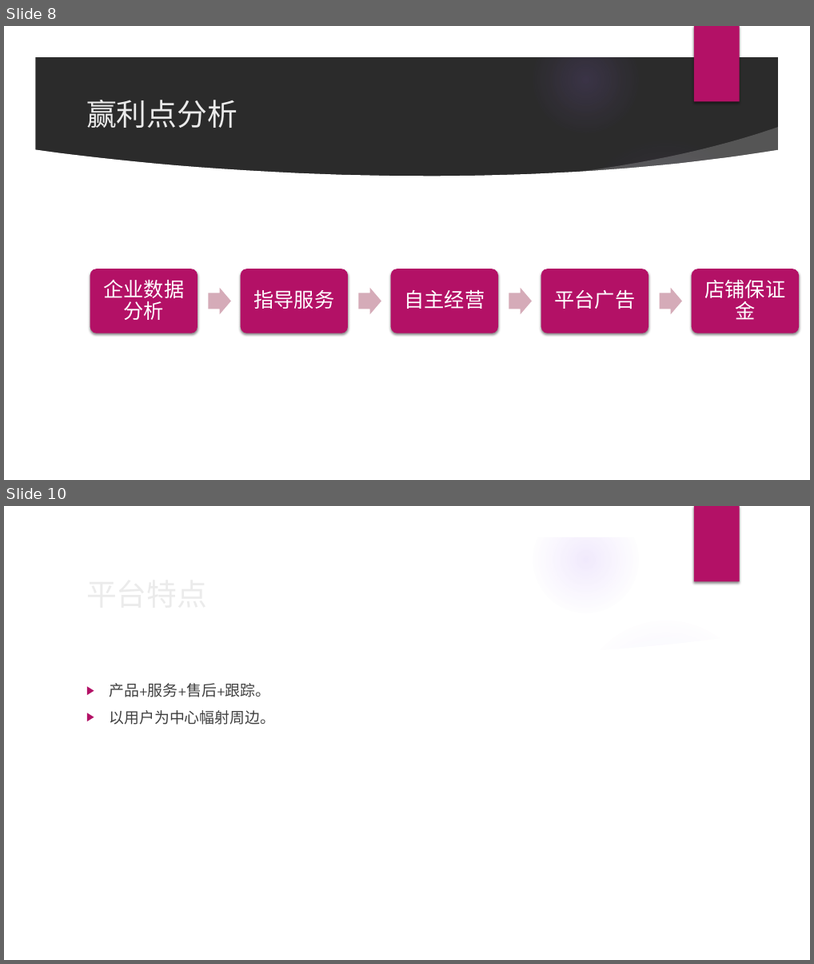
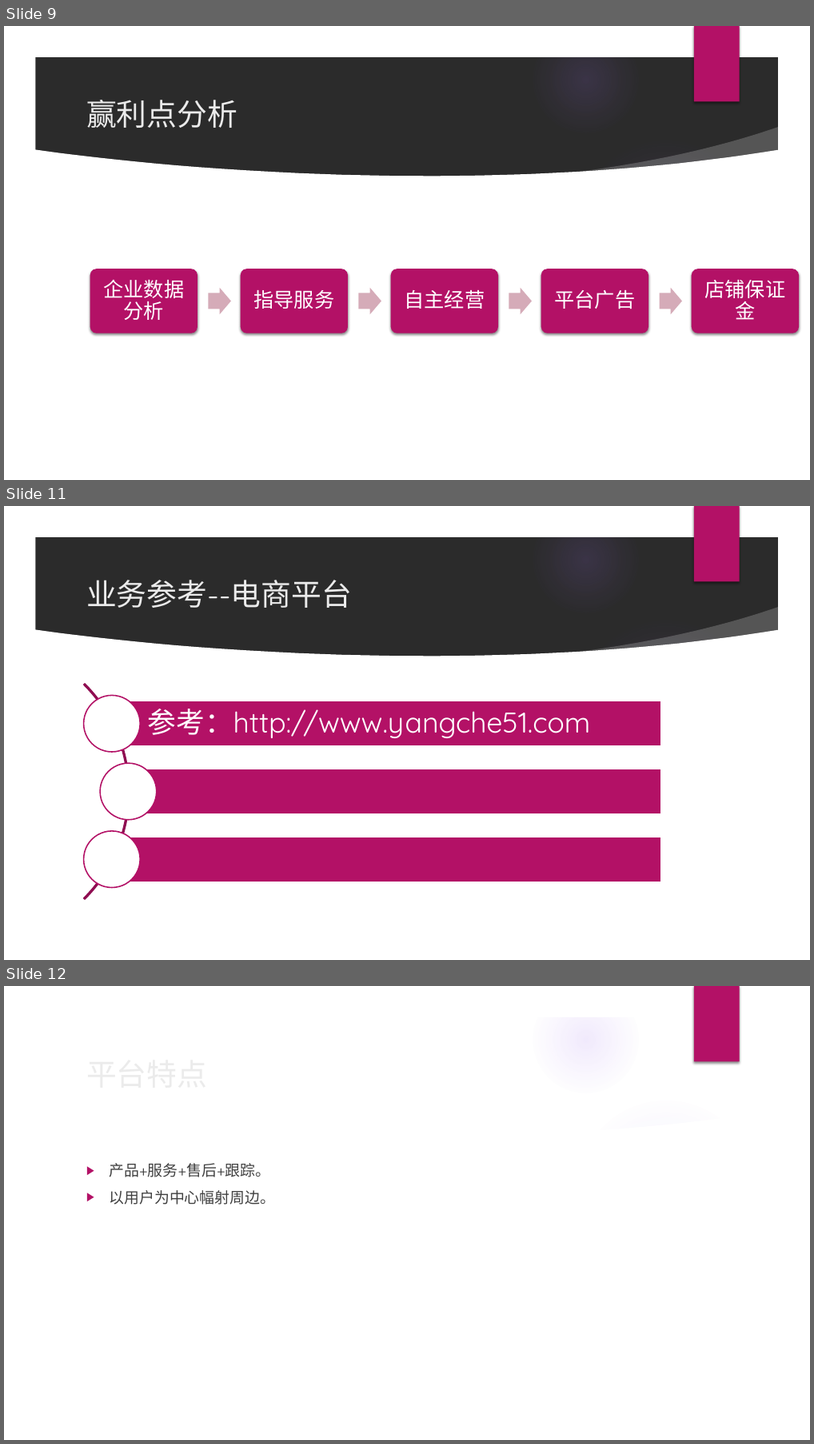
Before and after one commit to webvul/car8, a slide deck: 1需求设计/car8.pptx. Shown one above the other, each under a label of ours: slides 8 and 10 before the commit, slides 9, 11 and 12 after it; the slides between them are not shown. The pictures are 814x964 and 814x1444 pixels, drawn with LibreOffice and Linux fonts; fonts in the diff are those of the drawing; background and template pictures are left out; a plain dark background stands for a picture behind light text. Boxes give left, top, right and bottom in pixels: in the first picture for what was removed or moved away, otherwise in the second. Text is boxed around its words. In the diff, an @@ line names an element or a change of style, - is before the commit and + after.

```diff
--- a/1需求设计/car8.pptx
+++ b/1需求设计/car8.pptx
@@ slide 11 added at (x1=4, y1=506, x2=810, y2=960), background picture (left out); not listed: 9 template elements that a slide beside it also shows @@
@@ title added at (x1=86, y1=580, x2=352, y2=608), 36 pt, text #EBEBEB @@
+业务参考--电商平台
@@ group added at (x1=4, y1=639, x2=662, y2=944): 3 rectangles, 3 ellipses, 1 arch (boxed as its full ring), 1 text @@
+参考：http://www.yangche51.com
@@ what was slide 8 is now slide 9 @@
@@ what was slide 10 is now slide 12 @@
```
Also in this commit, not shown: 4 slides changed, 1 other slide added.
